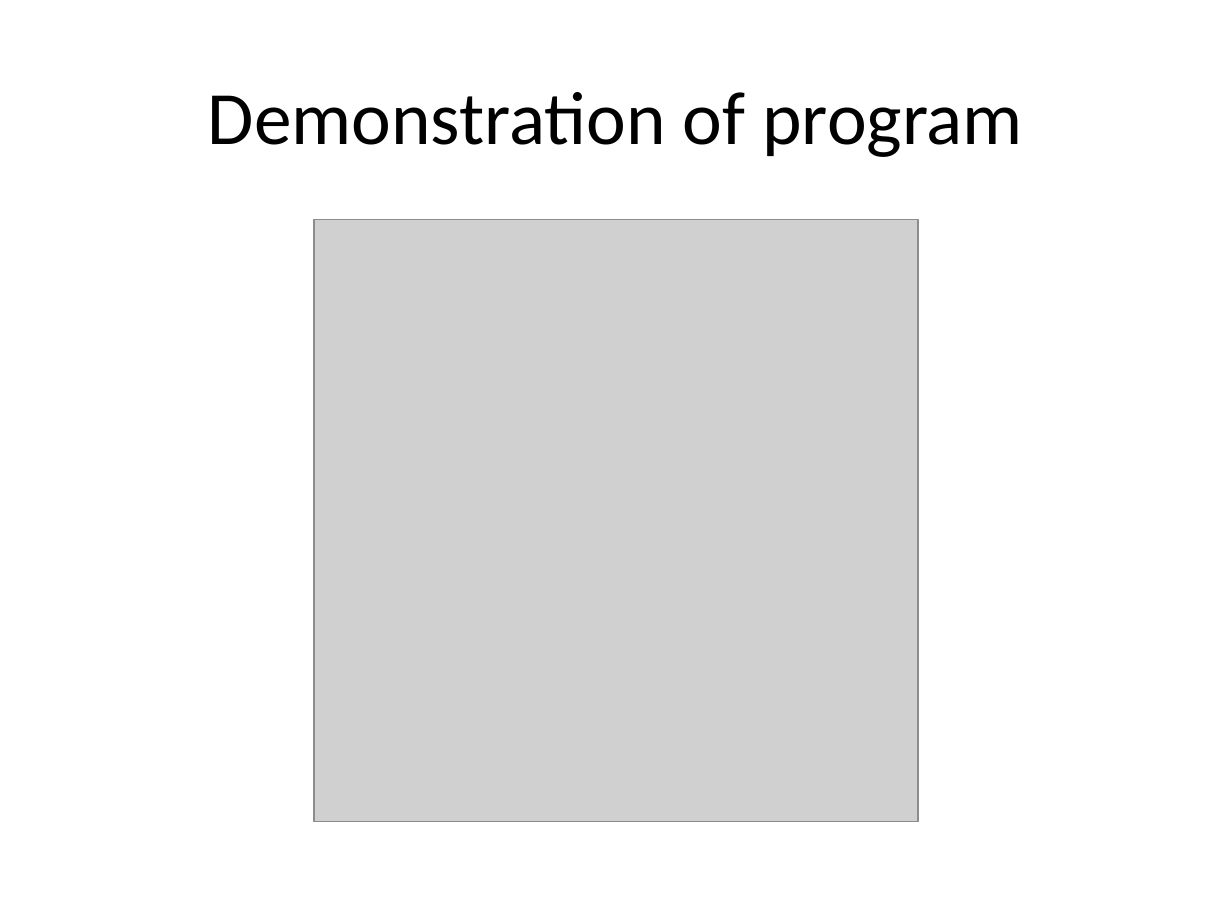
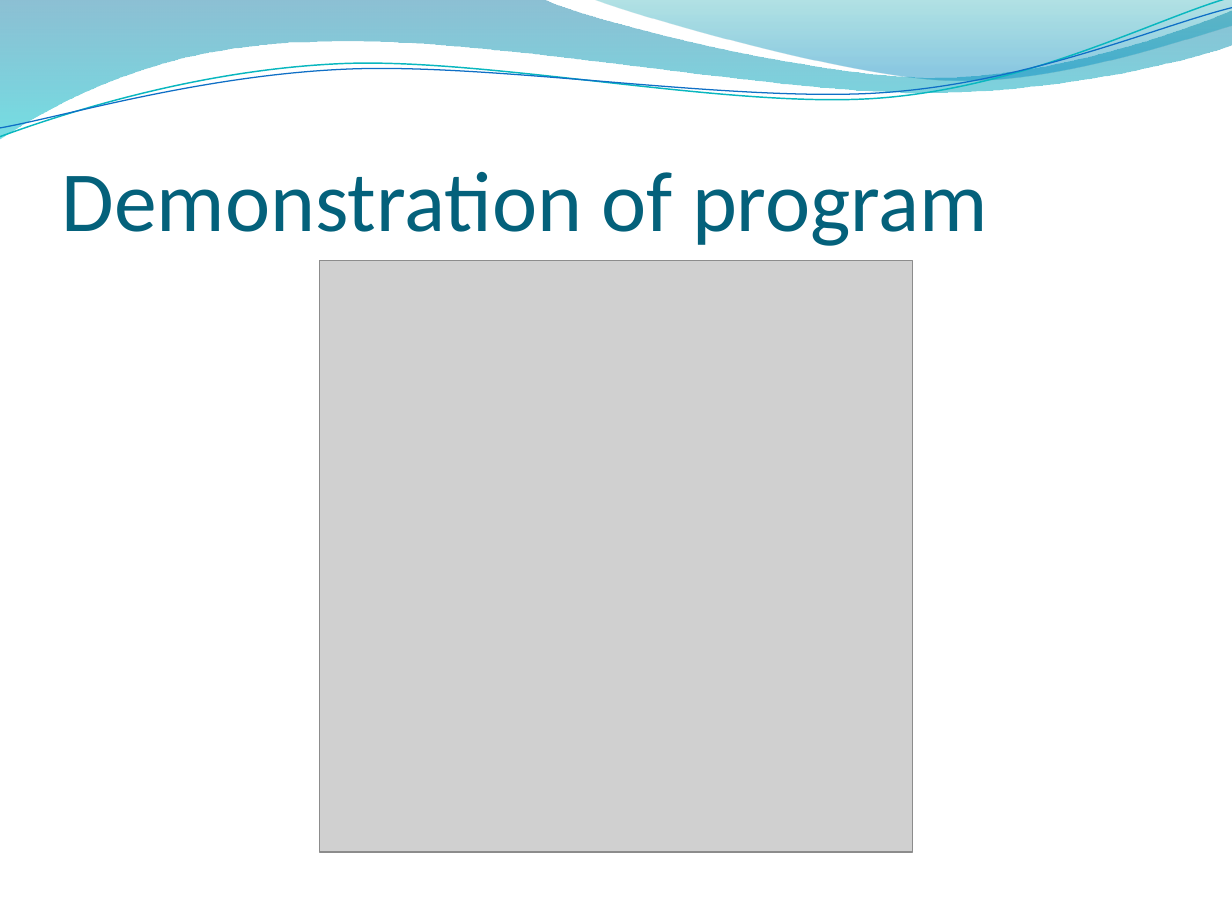
Before and after one commit to montelongoj/p2-b130-aau-2011, a slide deck: slide 11 of P2 project Bag Packer Program.pptx. Drawn at 1232x924 pixels with LibreOffice and Linux fonts; fonts in the diff are those of the drawing; grey boxes stand for pictures; background and template pictures are left out. Boxes give left, top, right and bottom in pixels: in the first picture for what was removed or moved away, otherwise in the second. Text is boxed around its words. In the diff, an @@ line names an element or a change of style, - is before the commit and + after.

```diff
--- a/P2 project Bag Packer Program.pptx
+++ b/P2 project Bag Packer Program.pptx
@@ freeform shape added at (x1=0, y1=0, x2=1232, y2=139), fill gradient #0074A1 to #00C6CF @@
@@ freeform shape added at (x1=0, y1=0, x2=1232, y2=144), outline #0AB8BF 0.85 pt @@
@@ freeform shape added at (x1=0, y1=8, x2=1232, y2=137), outline #0F6FC6 0.75 pt @@
@@ freeform shape added at (x1=590, y1=0, x2=1232, y2=85), fill gradient #00A1A9 to #008BBF @@
@@ title "Demonstration of program" moved from (x1=208, y1=92, x2=1023, y2=157) to (x1=62, y1=172, x2=988, y2=246) @@
@@ title "Demonstration of program" at (x1=62, y1=172, x2=988, y2=246): size 44 to 50 pt, text colour #000000 to #04617B; alignment centre to left; vertical alignment middle to bottom @@
@@ picture resized from (x1=314, y1=219, x2=918, y2=822) to (x1=319, y1=261, x2=912, y2=853) @@
```
Also in this commit, not shown: 18 other slides changed.
